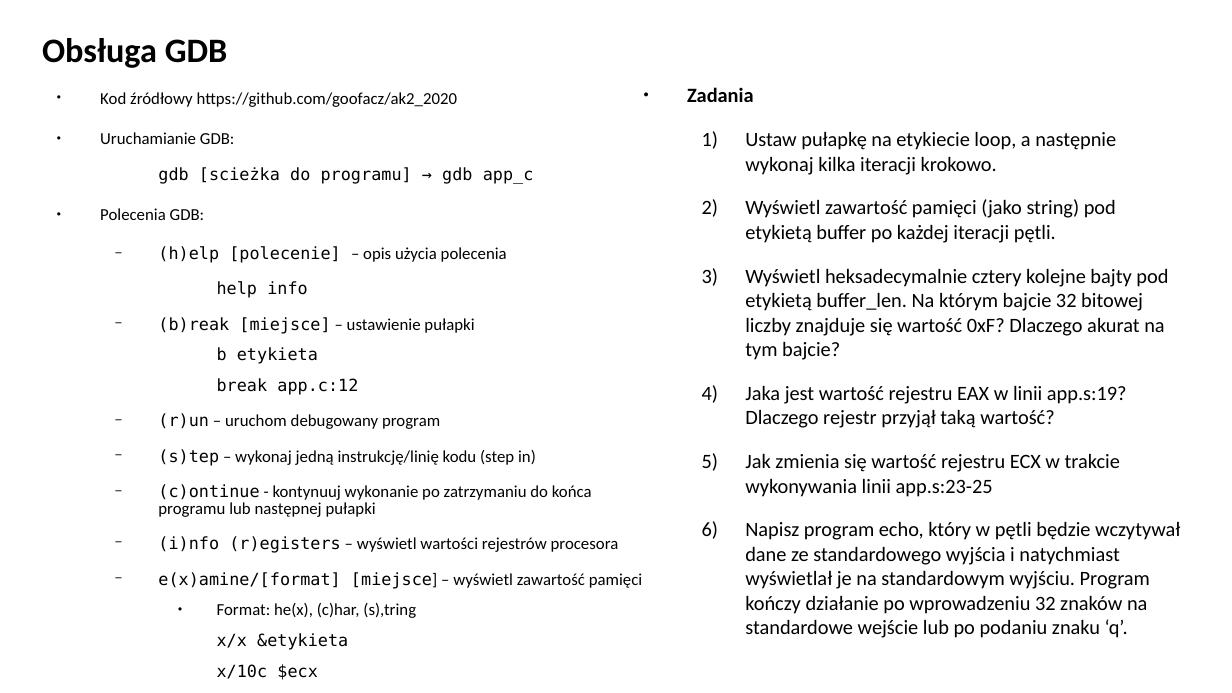
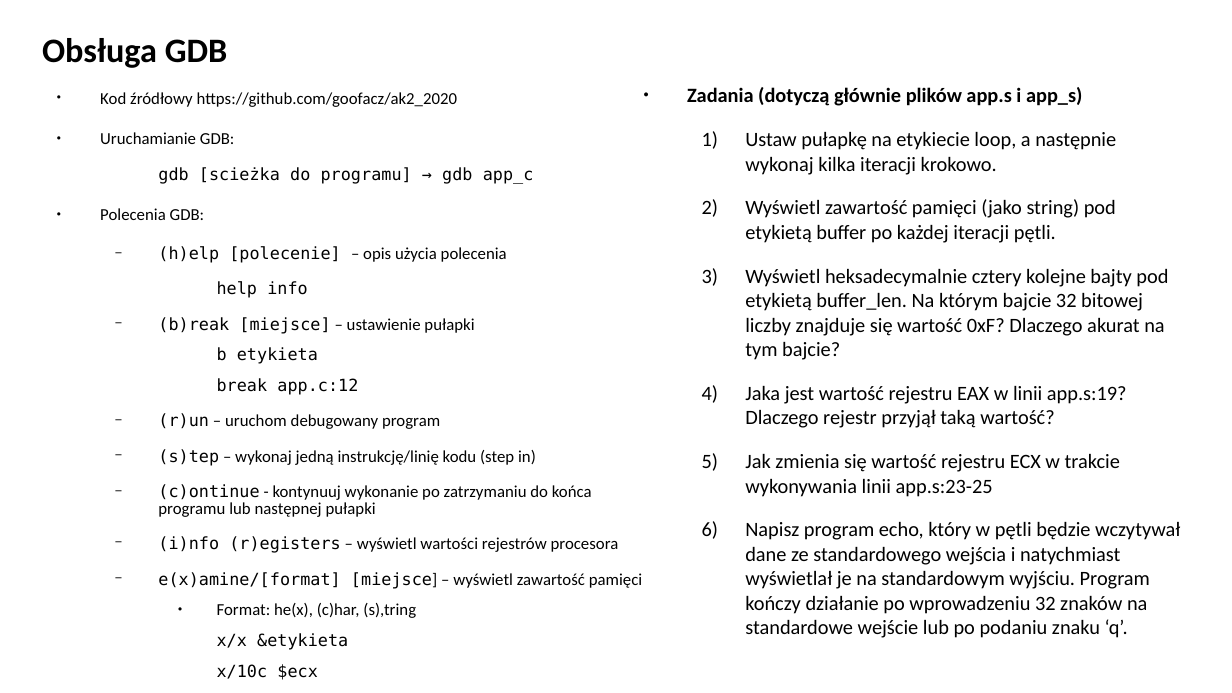
Before and after one commit to goofacz/ak2_2020, a slide deck: slide 21 of lab1/slides.odp. Drawn at 1232x693 pixels with LibreOffice and Linux fonts; fonts in the diff are those of the drawing. Boxes give left, top, right and bottom in pixels: in the first picture for what was removed or moved away, otherwise in the second. Text is boxed around its words. In the diff, an @@ line names an element or a change of style, - is before the commit and + after.

Commit message:
Update slides to lab1

```diff
--- a/lab1/slides.odp
+++ b/lab1/slides.odp
@@ text at [687, 87, 1082, 106]: text changed @@
-● Zadania
+● Zadania (dotyczą głównie plików app.s i app_s)
@@ text at [745, 522, 1180, 638]: text changed @@
-  6) Napisz program echo, który w pętli będzie wczytywał dane ze standardowego wyjścia i natychmiast wyświetlał je na standardowym wyjściu. Program kończy działanie po wprowadzeniu 32 znaków na standardowe wejście lub po podaniu znaku ‘q’.
+  6) Napisz program echo, który w pętli będzie wczytywał dane ze standardowego wejścia i natychmiast wyświetlał je na standardowym wyjściu. Program kończy działanie po wprowadzeniu 32 znaków na standardowe wejście lub po podaniu znaku ‘q’.
```
